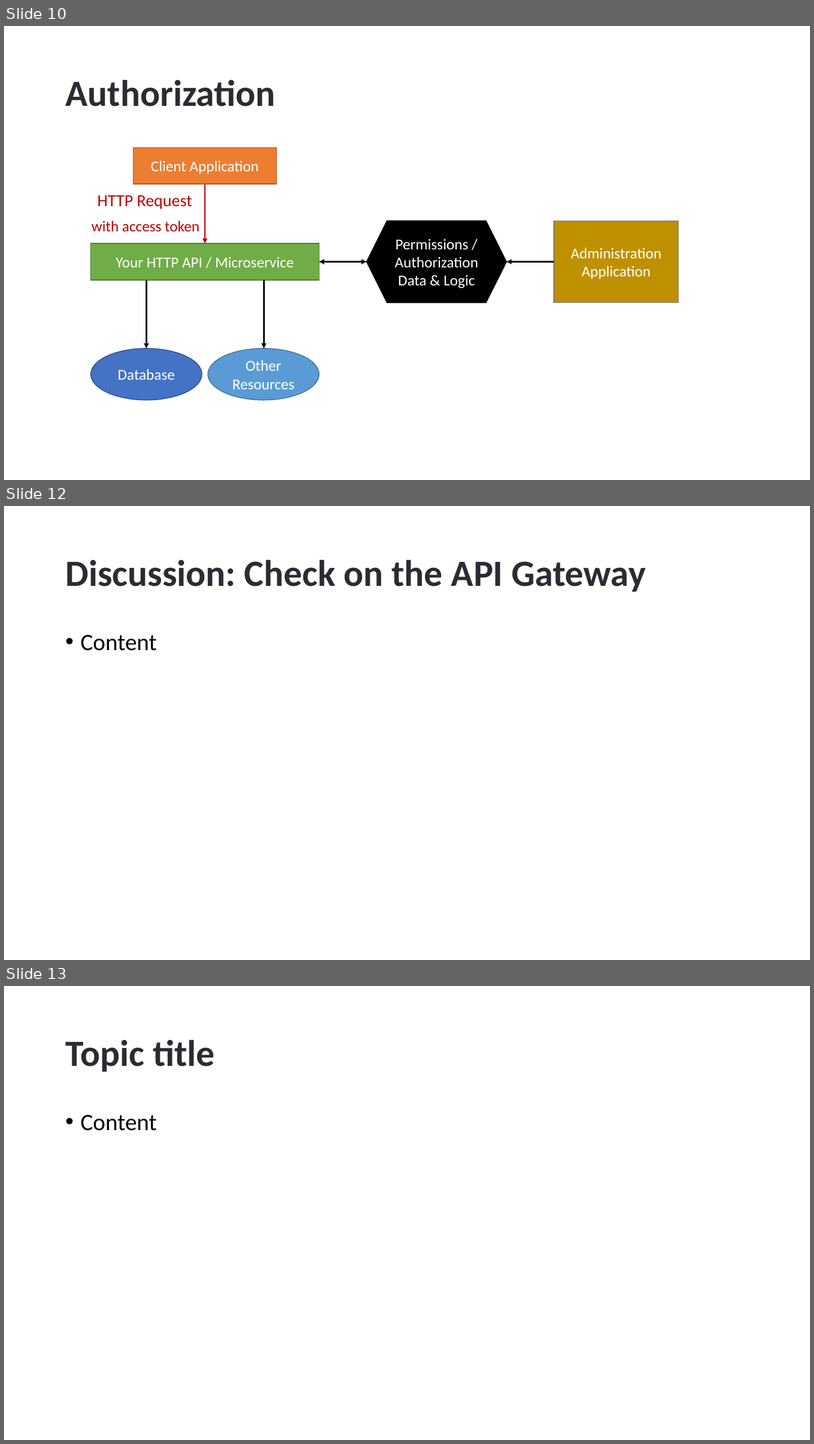
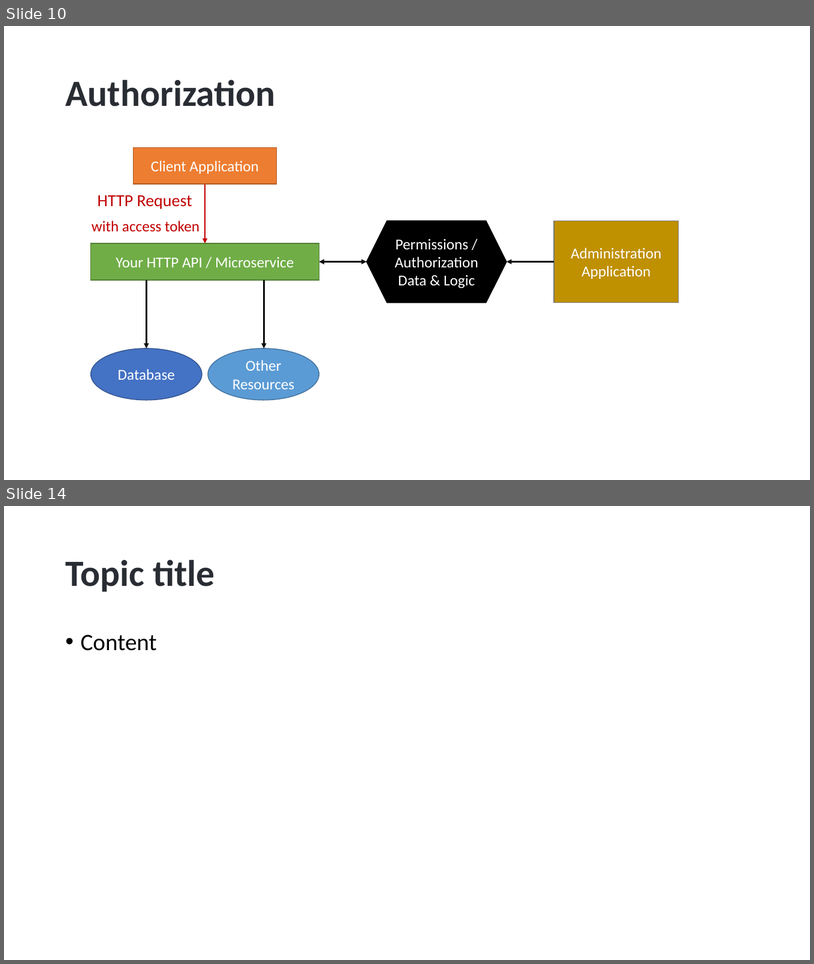
Before and after one commit to hikalkan/presentations, a slide deck: 2022-10-15 Authorization-In-Distributed-Systems/Authorization-In-Distributed-Systems.pptx. Shown one above the other, each under a label of ours: slides 10, 12 and 13 before the commit, slides 10 and 14 after it; the slides between them are not shown. The pictures are 814x1444 and 814x964 pixels, drawn with LibreOffice and Linux fonts; fonts in the diff are those of the drawing; background and template pictures are left out. Boxes give left, top, right and bottom in pixels: in the first picture for what was removed or moved away, otherwise in the second. Text is boxed around its words. In the diff, an @@ line names an element or a change of style, - is before the commit and + after.

```diff
--- a/2022-10-15 Authorization-In-Distributed-Systems/Authorization-In-Distributed-Systems.pptx
+++ b/2022-10-15 Authorization-In-Distributed-Systems/Authorization-In-Distributed-Systems.pptx
@@ slide 12 removed at bbox=[4, 506, 810, 960], background picture (left out) @@
@@ title removed at bbox=[65, 559, 646, 592] @@
-Discussion: Check on the API Gateway
@@ text removed at bbox=[81, 634, 157, 651] @@
-• Content
@@ what was slide 13 is now slide 14 @@
```
Also in this commit, not shown: 1 slide changed, 2 slides added.
